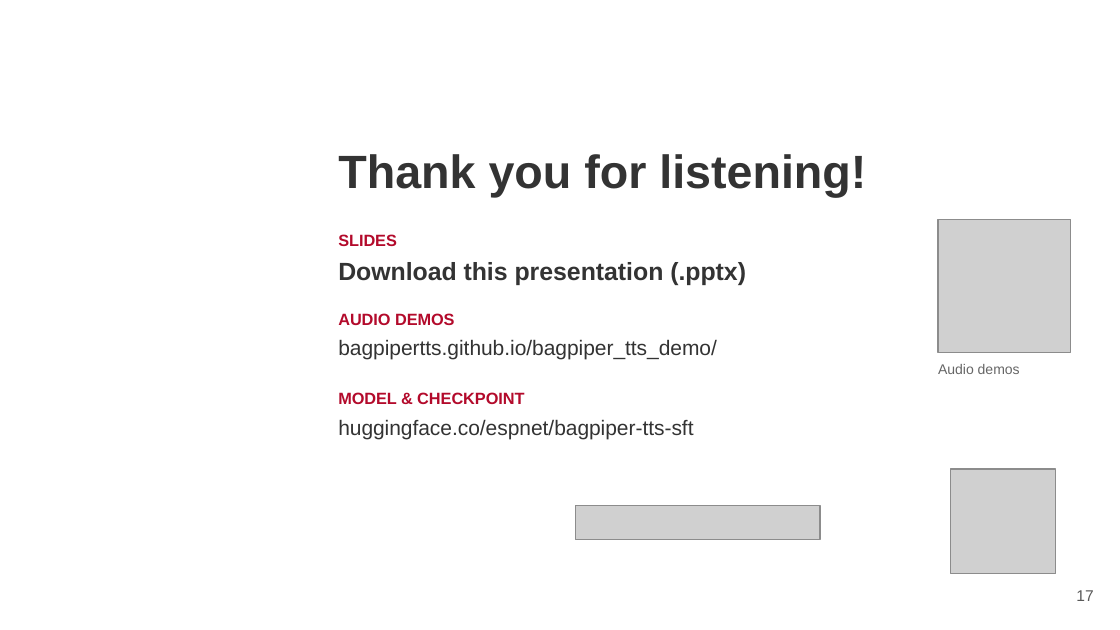
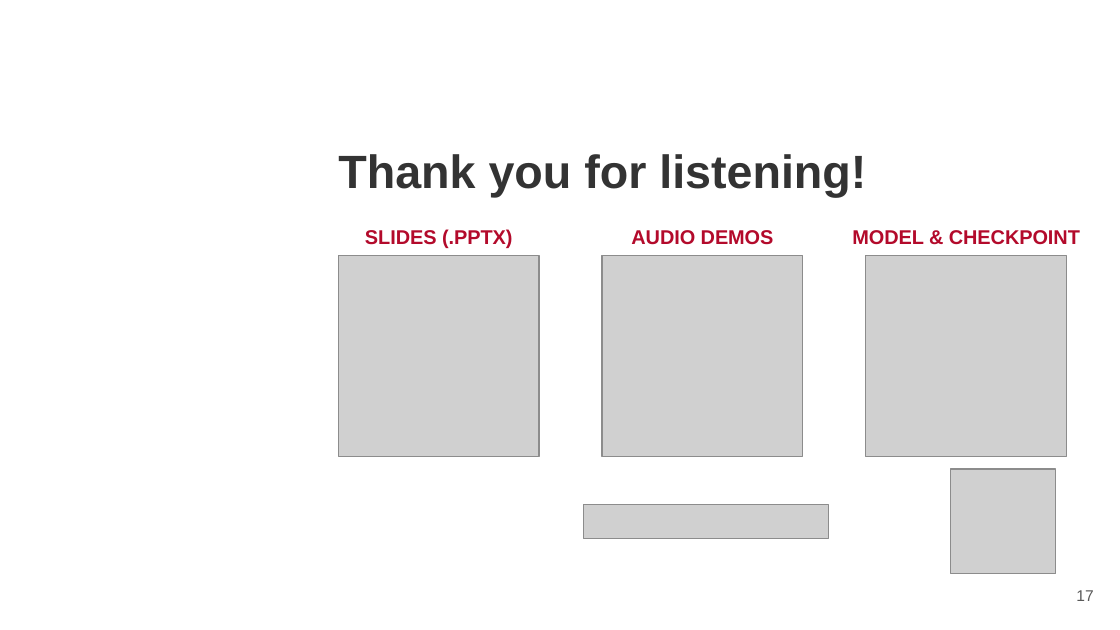
Before and after one commit to whr-a/bagpiper_tts_demo, a slide deck: slide 17 of slides/Bagpiper-TTS_Interspeech2026.pptx. Drawn at 1120x630 pixels with LibreOffice and Linux fonts; fonts in the diff are those of the drawing; grey boxes stand for pictures; background and template pictures are left out. Boxes give left, top, right and bottom in pixels: in the first picture for what was removed or moved away, otherwise in the second. Text is boxed around its words. In the diff, an @@ line names an element or a change of style, - is before the commit and + after.

```diff
--- a/slides/Bagpiper-TTS_Interspeech2026.pptx
+++ b/slides/Bagpiper-TTS_Interspeech2026.pptx
@@ text at bbox=[365, 229, 512, 248]: text changed; size 10.5 to 12.8 pt @@
-SLIDES
+SLIDES (.PPTX)
@@ text "AUDIO DEMOS": place and size @@
-text "AUDIO DEMOS" at bbox=[338, 313, 454, 325]
+text "AUDIO DEMOS" at bbox=[631, 230, 774, 245]
@@ text "AUDIO DEMOS" at bbox=[631, 230, 774, 245]: size 10.5 to 12.8 pt; alignment left to centre @@
@@ text "MODEL & CHECKPOINT" at bbox=[852, 230, 1080, 245]: size 10.5 to 12.8 pt; alignment left to centre @@
@@ text "MODEL & CHECKPOINT": place and size @@
-text "MODEL & CHECKPOINT" at bbox=[338, 392, 524, 404]
+text "MODEL & CHECKPOINT" at bbox=[852, 230, 1080, 245]
@@ picture removed at bbox=[939, 220, 1072, 353] @@
@@ text removed at bbox=[338, 262, 746, 285] @@
-Download this presentation (.pptx)
@@ picture added at bbox=[338, 255, 539, 456] @@
@@ picture added at bbox=[603, 255, 803, 456] @@
@@ picture added at bbox=[866, 255, 1066, 456] @@
@@ text removed at bbox=[338, 339, 717, 360] @@
-bagpipertts.github.io/bagpiper_tts_demo/
@@ text removed at bbox=[938, 364, 1020, 374] @@
-Audio demos
@@ text removed at bbox=[338, 419, 693, 439] @@
-huggingface.co/espnet/bagpiper-tts-sft
@@ picture: place and size @@
-picture at bbox=[576, 505, 821, 540]
+picture at bbox=[584, 504, 829, 539]
```
Also in this commit, not shown: 9 other slides changed.
